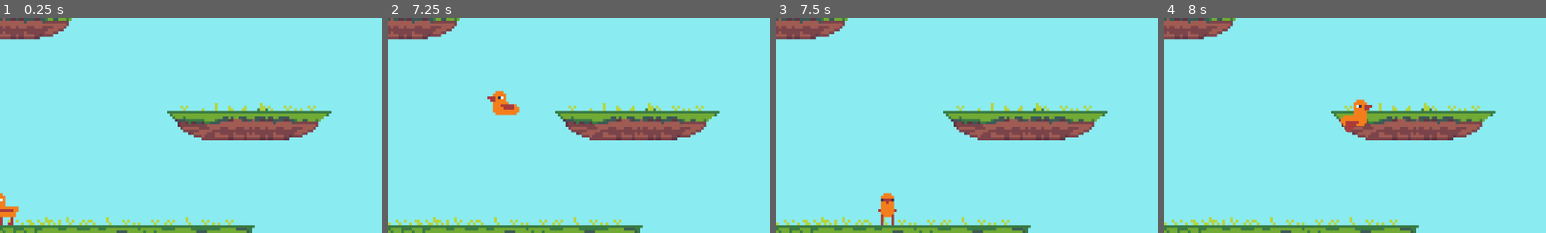
Above: before the commit, frames 1-4 (left to right).
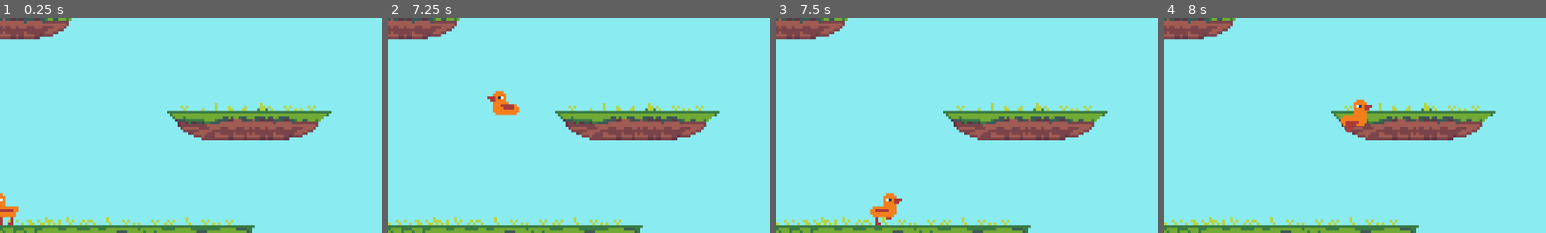
Above: after the commit, the same moments.

Repository: Shuflduf/Goose-Fight-Real
Game: Godot game, scene res://world.tscn
Same seed, same stepped clock (60 frames per second), same inputs: the game is played once before the commit and once after it.
Inputs:
- Up to frame 1 (0.25 s): no input
- Up to frame 2 (7.25 s): tap Enter at 0.5 s; hold Right (right) 0.53-2.03 s; tap Z (jump) at 0.6, 0.77, 1.07, 1.35, 1.52, 1.82, 2.1, 2.85, 3.02, 3.32, 3.6, 3.77, 4.07, 4.35, 4.52, 4.82, 5.1, 5.85, 6.02, 6.32, 6.6, 6.77, 7.07 s; hold Left (left) 2.03-2.78 s; hold Right (right) 2.78-4.28 s; hold Left (left) 4.28-5.03 s; hold Right (right) 5.03-5.78 s; hold Left (left) from 5.78 s (still down)
- Up to frame 3 (7.5 s): release Left (left) at 7.28 s; hold Right (right) from 7.28 s (still down); tap Z (jump) at 7.35 s
- Up to frame 4 (8 s): keep holding Right (right); tap Z (jump) at 7.52, 7.82 s
The pictures show only the part of the screen within x 50-100%, y 25-75%; the shares and areas given below are measured in that part.

Frames 1-2 are identical in both runs. In frame 3, 0.5% of the frame differs, in the area x 24-33%, y 81-97%; in frame 4, nothing differs.

Commit message:
fix coyote time abuse that could allow triple jump

Diff:
--- a/Player/vertical_movement.gd
+++ b/Player/vertical_movement.gd
@@ -33,6 +33,7 @@
     if Input.is_action_just_pressed(&"jump"):
         if p.is_on_floor() or coyote_timer < MAX_COYOTE_TIME:
             jump_timer = 0.0
+            coyote_timer = MAX_COYOTE_TIME
             jumping = true
             jump_queued.emit()
         elif has_double_jump:
--- a/player.tscn
+++ b/player.tscn
@@ -60,12 +60,12 @@
 "speed": 4.0
 }, {
 "frames": [{
-"duration": 2.0,
+"duration": 1.0,
 "texture": SubResource("AtlasTexture_urp6f")
 }],
 "loop": false,
 "name": &"flip",
-"speed": 4.0
+"speed": 24.0
 }, {
 "frames": [{
 "duration": 1.0,
